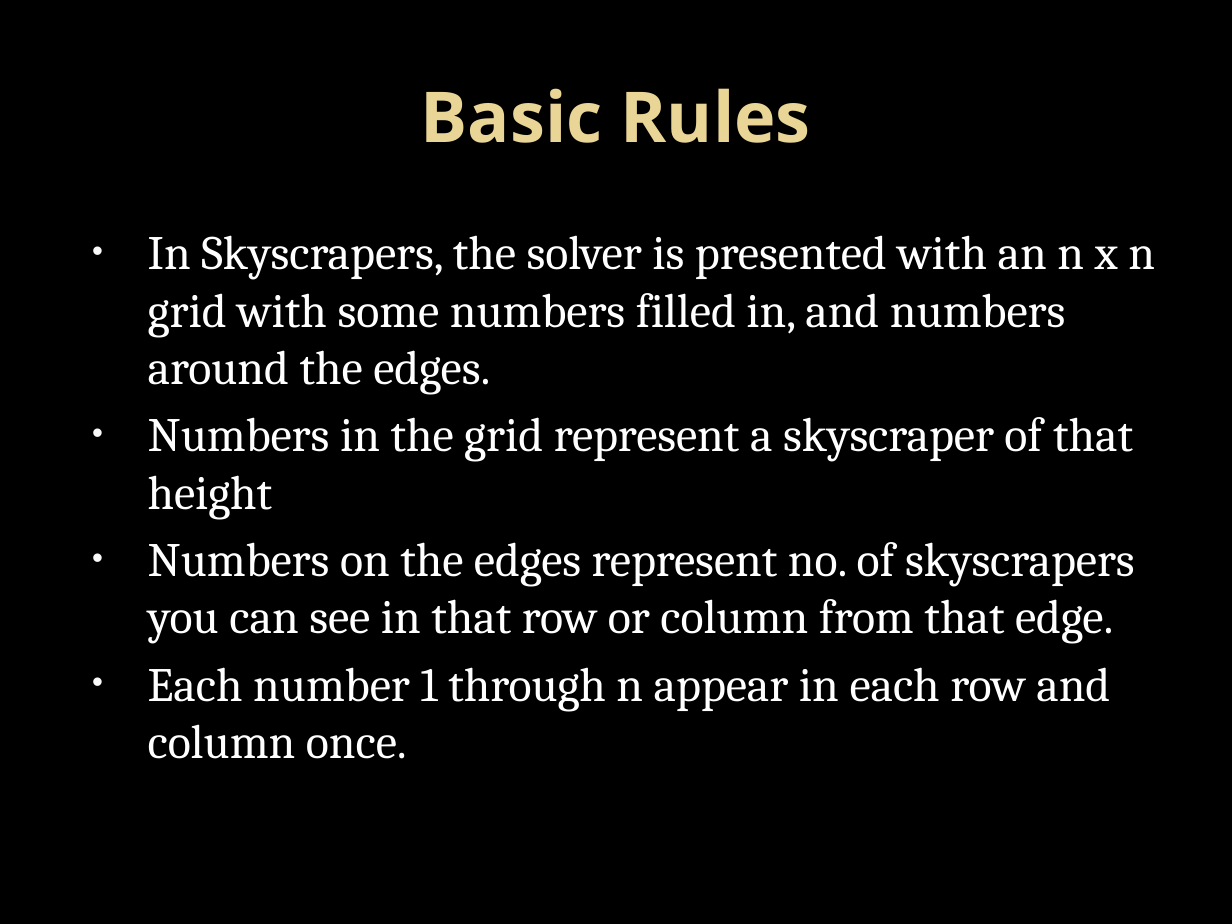
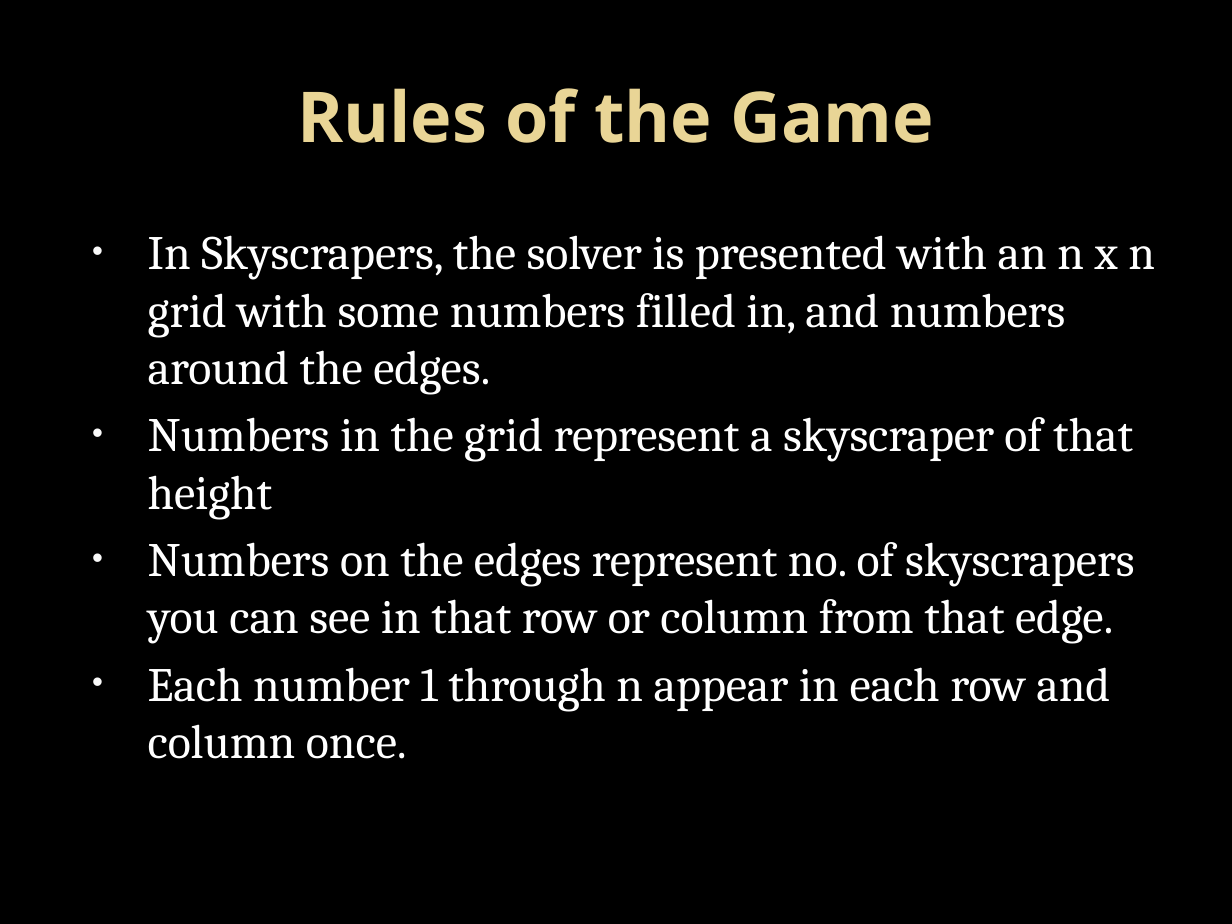
Before and after one commit to Bram28/LEGUP, a slide deck: slide 2 of misc/Rules/Skyscrapers.pptx. Drawn at 1232x924 pixels with LibreOffice and Linux fonts; fonts in the diff are those of the drawing; background and template pictures are left out. Boxes give left, top, right and bottom in pixels: in the first picture for what was removed or moved away, otherwise in the second. Text is boxed around its words. In the diff, an @@ line names an element or a change of style, - is before the commit and + after.

```diff
--- a/misc/Rules/Skyscrapers.pptx
+++ b/misc/Rules/Skyscrapers.pptx
@@ title at [297, 88, 933, 143]: text changed @@
-Basic Rules
+Rules of the Game
```
Also in this commit, not shown: 8 other slides changed, 6 slides added, 2 slides removed, 4 other files.
